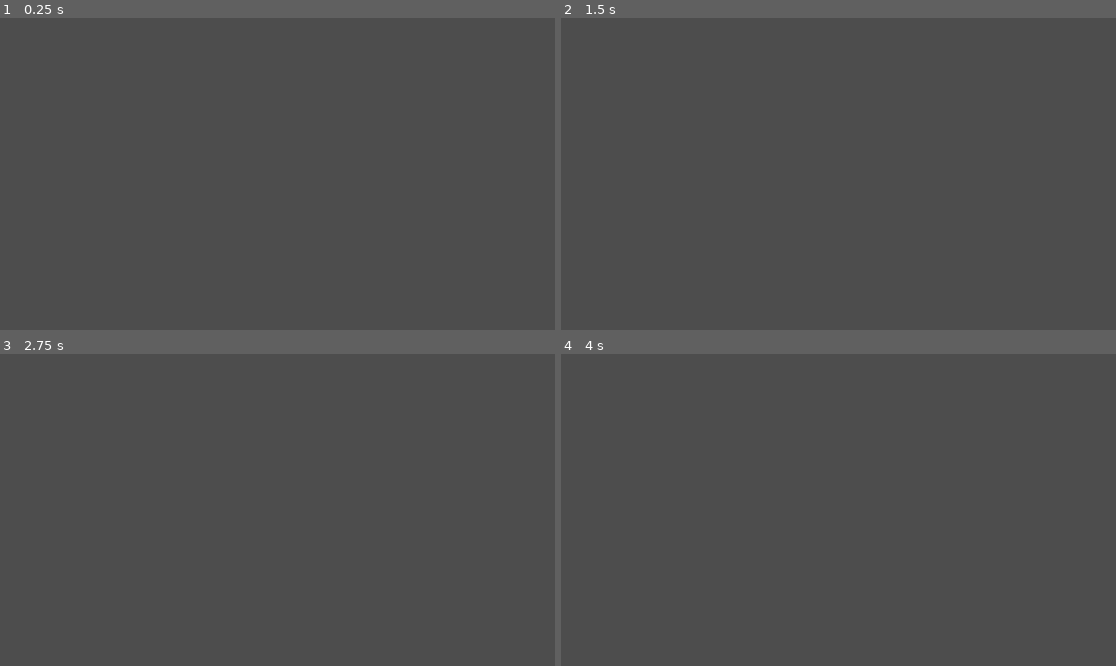
Above: before the commit, frames 1-4 (two rows, left to right).
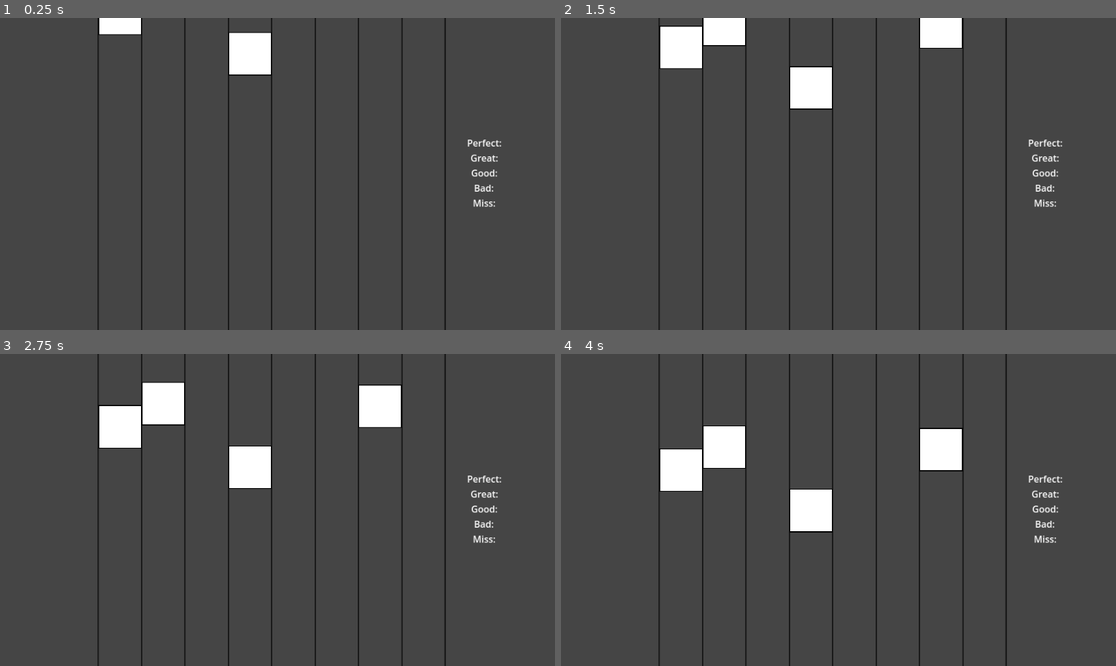
Above: after the commit, the same moments.

Repository: jareeeeeeeeeeeeeee/rhythm-game
Game: Godot game, scene res://node_2d.tscn
Same seed, same stepped clock (60 frames per second), same inputs: the game is played once before the commit and once after it.
Inputs:
- Up to frame 1 (0.25 s): no input
- Up to frame 2 (1.5 s): no input
- Up to frame 3 (2.75 s): no input
- Up to frame 4 (4 s): no input

The runs differ from the first frame. In frame 1, 4.0% of the frame differs, in the area x 17-91%, y 0-100%; in frame 2, 6.1%; in frame 3, 6.7%; in frame 4, 6.8%.

Commit message:
Background Finished

Diff:
--- a/Background.tscn
+++ b/Background.tscn
@@ -1,19 +1,79 @@
-[gd_scene load_steps=3 format=3 uid="uid://ccg1j817nug8u"]
+[gd_scene load_steps=2 format=3 uid="uid://ccg1j817nug8u"]
 
 [ext_resource type="Texture2D" uid="uid://d3ku85v5e3ldc" path="res://Note.png" id="1_l3thc"]
 
-[sub_resource type="RectangleShape2D" id="RectangleShape2D_dpw2a"]
-size = Vector2(1152, 648)
-
 [node name="Background" type="Node2D"]
 
-[node name="StaticBody2D" type="StaticBody2D" parent="."]
-position = Vector2(576, 324)
+[node name="Background" type="Sprite2D" parent="."]
+modulate = Color(0.272047, 0.272047, 0.272047, 1)
+position = Vector2(960, 540)
+scale = Vector2(30, 16.875)
+texture = ExtResource("1_l3thc")
 
-[node name="CollisionShape2D" type="CollisionShape2D" parent="StaticBody2D"]
-shape = SubResource("RectangleShape2D_dpw2a")
+[node name="Lane1" type="Sprite2D" parent="."]
+modulate = Color(0.103744, 0.103744, 0.103744, 1)
+position = Vector2(340, 540)
+scale = Vector2(0.078, 16.875)
+texture = ExtResource("1_l3thc")
 
-[node name="Sprite2D" type="Sprite2D" parent="StaticBody2D"]
-modulate = Color(0.272047, 0.272047, 0.272047, 1)
-scale = Vector2(18, 10.125)
+[node name="Lane2" type="Sprite2D" parent="."]
+modulate = Color(0.103744, 0.103744, 0.103744, 1)
+position = Vector2(490, 540)
+scale = Vector2(0.078, 16.875)
 texture = ExtResource("1_l3thc")
+
+[node name="Lane3" type="Sprite2D" parent="."]
+modulate = Color(0.103744, 0.103744, 0.103744, 1)
+position = Vector2(640, 540)
+scale = Vector2(0.078, 16.875)
+texture = ExtResource("1_l3thc")
+
+[node name="Lane4" type="Sprite2D" parent="."]
+modulate = Color(0.103744, 0.103744, 0.103744, 1)
+position = Vector2(790, 540)
+scale = Vector2(0.078, 16.875)
+texture = ExtResource("1_l3thc")
+
+[node name="Lane5" type="Sprite2D" parent="."]
+modulate = Color(0.103744, 0.103744, 0.103744, 1)
+position = Vector2(940, 540)
+scale = Vector2(0.078, 16.875)
+texture = ExtResource("1_l3thc")
+
+[node name="Lane6" type="Sprite2D" parent="."]
+modulate = Color(0.103744, 0.103744, 0.103744, 1)
+position = Vector2(1090, 540)
+scale = Vector2(0.078, 16.875)
+texture = ExtResource("1_l3thc")
+
+[node name="Lane7" type="Sprite2D" parent="."]
+modulate = Color(0.103744, 0.103744, 0.103744, 1)
+position = Vector2(1240, 540)
+scale = Vector2(0.078, 16.875)
+texture = ExtResource("1_l3thc")
+
+[node name="Lane8" type="Sprite2D" parent="."]
+modulate = Color(0.103744, 0.103744, 0.103744, 1)
+position = Vector2(1390, 540)
+scale = Vector2(0.078, 16.875)
+texture = ExtResource("1_l3thc")
+
+[node name="Lane9" type="Sprite2D" parent="."]
+modulate = Color(0.103744, 0.103744, 0.103744, 1)
+position = Vector2(1540, 540)
+scale = Vector2(0.078, 16.875)
+texture = ExtResource("1_l3thc")
+
+[node name="Label" type="Label" parent="."]
+offset_left = 1616.0
+offset_top = 409.0
+offset_right = 1676.0
+offset_bottom = 536.0
+scale = Vector2(2, 2)
+text = "Perfect:
+Great:
+Good:
+Bad:
+Miss:"
+horizontal_alignment = 1
+vertical_alignment = 1
--- a/Note.tscn
+++ b/Note.tscn
@@ -1,14 +1,25 @@
-[gd_scene load_steps=3 format=3 uid="uid://bbhciduwoai38"]
+[gd_scene load_steps=4 format=3 uid="uid://bbhciduwoai38"]
 
+[ext_resource type="Script" uid="uid://bjsq13et8esio" path="res://note.gd" id="1_pmjlu"]
 [ext_resource type="Texture2D" uid="uid://d3ku85v5e3ldc" path="res://Note.png" id="2_pmjlu"]
 
 [sub_resource type="RectangleShape2D" id="RectangleShape2D_ewwnu"]
 size = Vector2(64, 64)
 
 [node name="Note" type="RigidBody2D"]
+position = Vector2(884, 216)
+gravity_scale = 0.0
+script = ExtResource("1_pmjlu")
 
 [node name="Sprite2D" type="Sprite2D" parent="."]
+modulate = Color(0, 0, 0, 1)
+scale = Vector2(2.344, 2.344)
 texture = ExtResource("2_pmjlu")
 
 [node name="CollisionShape2D" type="CollisionShape2D" parent="."]
+scale = Vector2(2.344, 2.344)
 shape = SubResource("RectangleShape2D_ewwnu")
+
+[node name="Sprite2D2" type="Sprite2D" parent="."]
+scale = Vector2(2.25, 2.25)
+texture = ExtResource("2_pmjlu")
--- a/node_2d.tscn
+++ b/node_2d.tscn
@@ -1,8 +1,20 @@
-[gd_scene load_steps=2 format=3 uid="uid://rnlkyejy4c04"]
+[gd_scene load_steps=3 format=3 uid="uid://rnlkyejy4c04"]
 
+[ext_resource type="PackedScene" uid="uid://ccg1j817nug8u" path="res://Background.tscn" id="1_0e48y"]
 [ext_resource type="PackedScene" uid="uid://bbhciduwoai38" path="res://Note.tscn" id="1_wtcfe"]
 
 [node name="Node2D" type="Node2D"]
 
+[node name="Background" parent="." instance=ExtResource("1_0e48y")]
+
 [node name="Note" parent="." instance=ExtResource("1_wtcfe")]
-position = Vector2(547, -62)
+position = Vector2(565, -100)
+
+[node name="Note2" parent="." instance=ExtResource("1_wtcfe")]
+position = Vector2(415, -20)
+
+[node name="Note3" parent="." instance=ExtResource("1_wtcfe")]
+position = Vector2(865, 120)
+
+[node name="Note4" parent="." instance=ExtResource("1_wtcfe")]
+position = Vector2(1315, -91)
--- a/note.gd
+++ b/note.gd
@@ -1,4 +1,7 @@
 extends RigidBody2D
 
-func _init():
-	$sprite.self_modulate = Color(1,0,0)
+@export_range(1,100)
+var speed = 2
+
+func _process(delta: float):
+	self.position.y += speed
--- a/project.godot
+++ b/project.godot
@@ -14,3 +14,8 @@
 run/main_scene="uid://rnlkyejy4c04"
 config/features=PackedStringArray("4.4", "Forward Plus")
 config/icon="res://icon.svg"
+
+[display]
+
+window/size/viewport_width=1920
+window/size/viewport_height=1080
